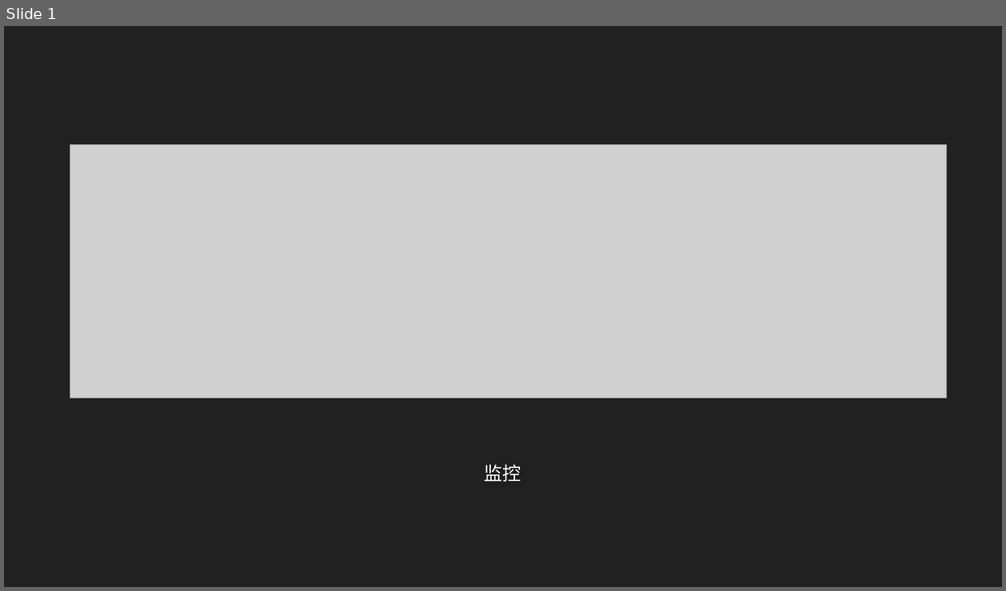
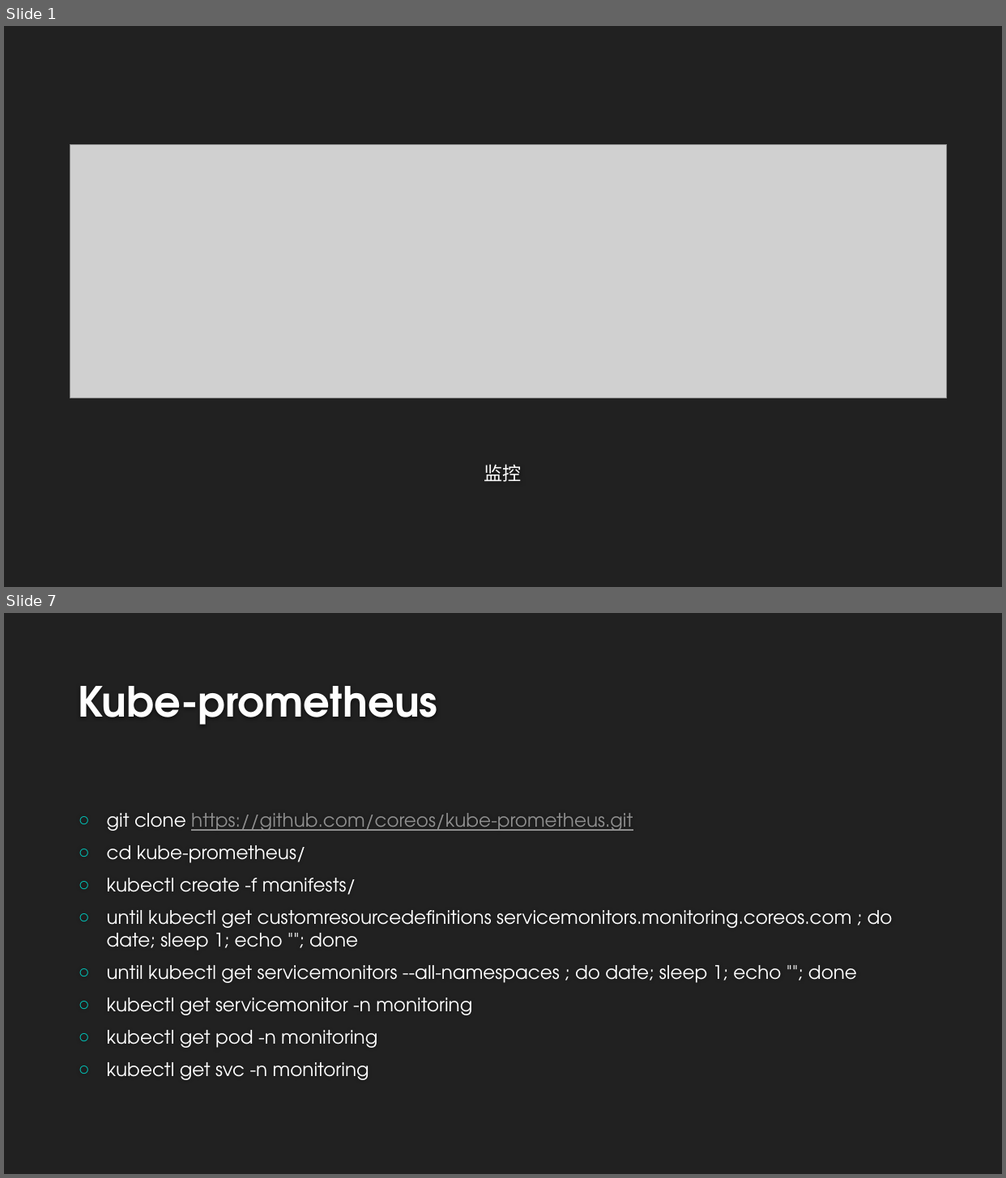
Before and after one commit to airuitian/CloudNative, a slide deck: kubernetes/k8s007.pptx. Shown one above the other, each under a label of ours: slide 1 before the commit, slides 1 and 7 after it; the slides between them are not shown. The pictures are 1006x591 and 1006x1178 pixels, drawn with LibreOffice and Linux fonts; fonts in the diff are those of the drawing; grey boxes stand for pictures; background and template pictures are left out. Boxes give left, top, right and bottom in pixels: in the first picture for what was removed or moved away, otherwise in the second. Text is boxed around its words. In the diff, an @@ line names an element or a change of style, - is before the commit and + after.

```diff
--- a/kubernetes/k8s007.pptx
+++ b/kubernetes/k8s007.pptx
@@ slide 7 added at [4, 613, 1002, 1174], background #212121 @@
@@ title added at [78, 686, 437, 725], 40 pt, text #FEFEFE, bold @@
+Kube-prometheus
@@ text added at [107, 813, 893, 1080], 18 pt, text #FFFFFF @@
+○ git clone https://github.com/coreos/kube-prometheus.git
+○ cd kube-prometheus/
+○ kubectl create -f manifests/
+○ until kubectl get customresourcedefinitions servicemonitors.monitoring.coreos.com ; do date; sleep 1; echo ""; done
+○ until kubectl get servicemonitors --all-namespaces ; do date; sleep 1; echo ""; done
+○ kubectl get servicemonitor -n monitoring
+○ kubectl get pod -n monitoring
+○ kubectl get svc -n monitoring
```
Also in this commit, not shown: 1 slide changed, 12 other slides added, 1 other file.
